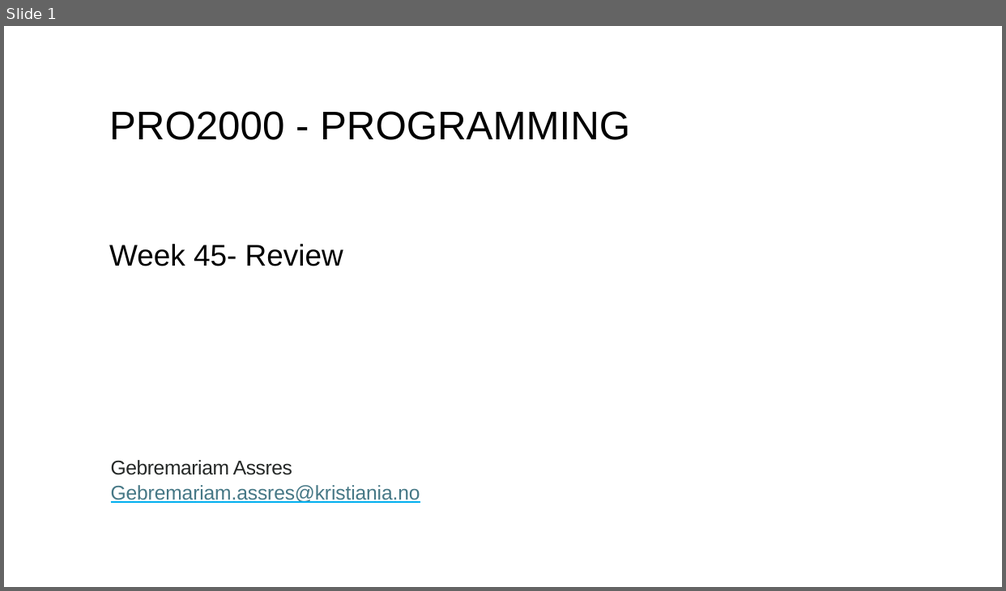
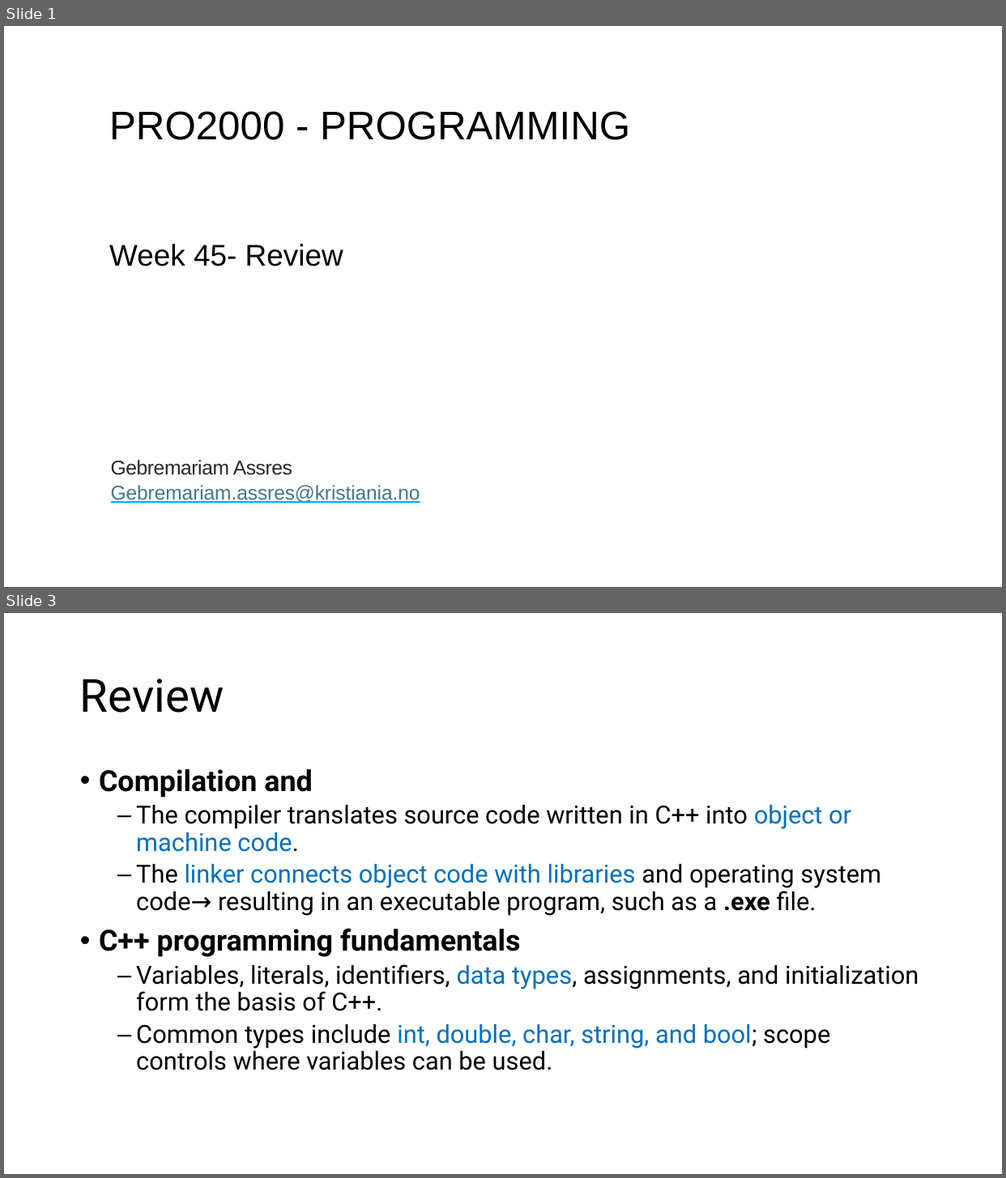
Before and after one commit to mesfinassres/Courses, a slide deck: PRO2000_Programming/Week 45-Review.pptx. Shown one above the other, each under a label of ours: slide 1 before the commit, slides 1 and 3 after it; the slides between them are not shown. The pictures are 1006x591 and 1006x1178 pixels, drawn with LibreOffice and Linux fonts; fonts in the diff are those of the drawing. Boxes give left, top, right and bottom in pixels: in the first picture for what was removed or moved away, otherwise in the second. Text is boxed around its words. In the diff, an @@ line names an element or a change of style, - is before the commit and + after.

```diff
--- a/PRO2000_Programming/Week 45-Review.pptx
+++ b/PRO2000_Programming/Week 45-Review.pptx
@@ slide 3 added at (4,613,1002,1174), background #FFFFFF @@
@@ title added at (80,679,224,713), 44 pt, text #000000 @@
+Review
@@ text added at (99,769,918,1071), 24 pt, text #000000 @@
+• Compilation and
+  – The compiler translates source code written in C++ into object or machine code.
+  – The linker connects object code with libraries and operating system code→ resulting in an executable program, such as a .exe file.
+• C++ programming fundamentals
+  – Variables, literals, identifiers, data types, assignments, and initialization form the basis of C++.
+  – Common types include int, double, char, string, and bool; scope controls where variables can be used.
```
Also in this commit, not shown: 2 slides changed, 7 other slides added, 1 slide removed.
